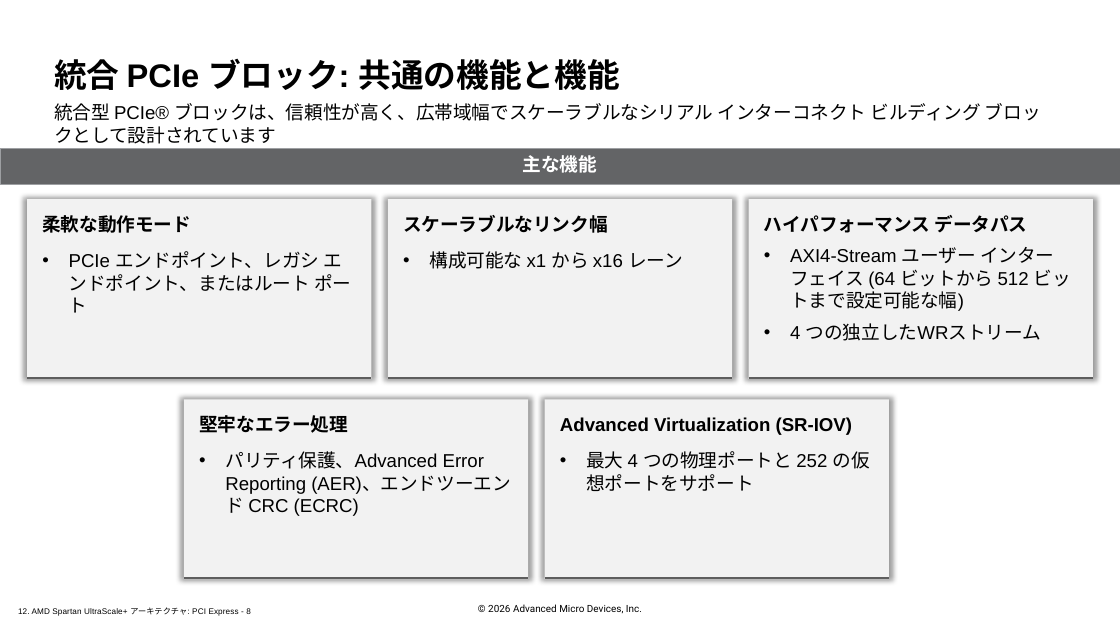
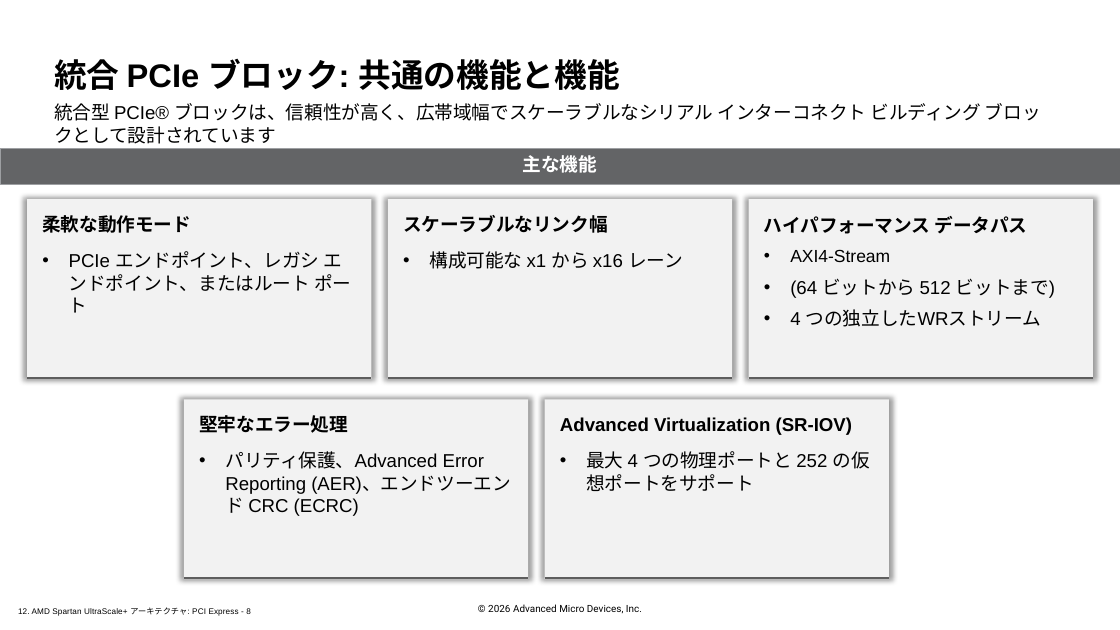
Before and after one commit to hdlabjk/spusp, a slide deck: slide 8 of doc/slides_docx/12. AMD Spartan UltraScale+ Architecture PCI Express_ILT_translated_ja.pptx. Drawn at 1120x630 pixels with LibreOffice and Linux fonts; fonts in the diff are those of the drawing; background and template pictures are left out. Boxes give left, top, right and bottom in pixels: in the first picture for what was removed or moved away, otherwise in the second. Text is boxed around its words. In the diff, an @@ line names an element or a change of style, - is before the commit and + after.

```diff
--- a/doc/slides_docx/12. AMD Spartan UltraScale+ Architecture PCI Express_ILT_translated_ja.pptx
+++ b/doc/slides_docx/12. AMD Spartan UltraScale+ Architecture PCI Express_ILT_translated_ja.pptx
@@ text at [790, 249, 1055, 298]: text changed @@
-• AXI4-Stream ユーザー インターフェイス (64 ビットから 512 ビットまで設定可能な幅)
+• AXI4-Stream
+• (64 ビットから 512 ビットまで)
```
Also in this commit, not shown: 3 other slides changed, 9 other files.
